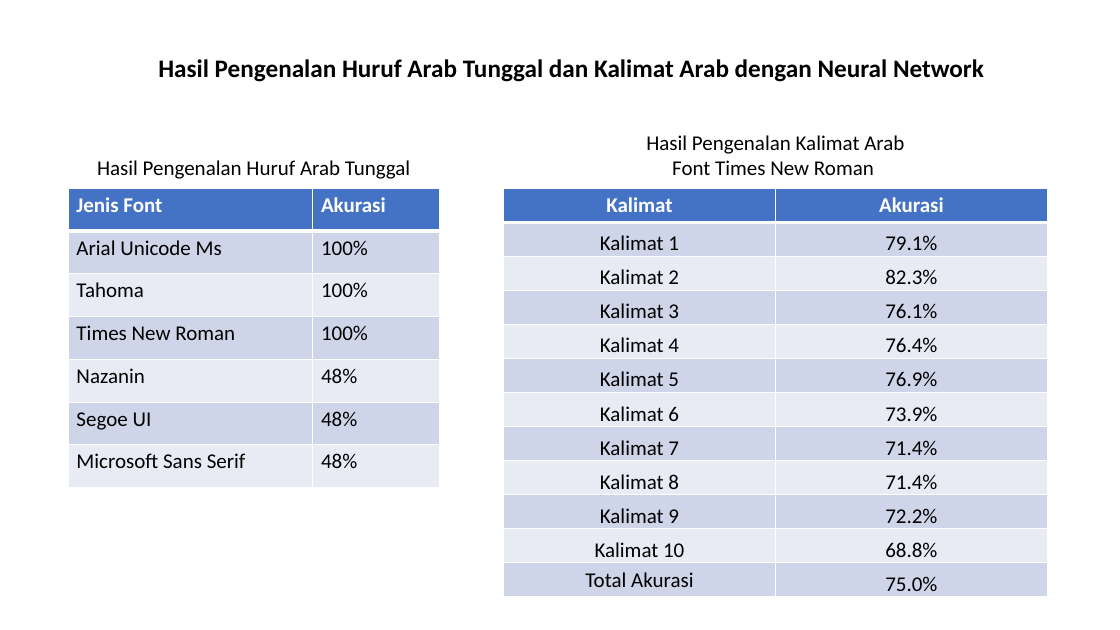
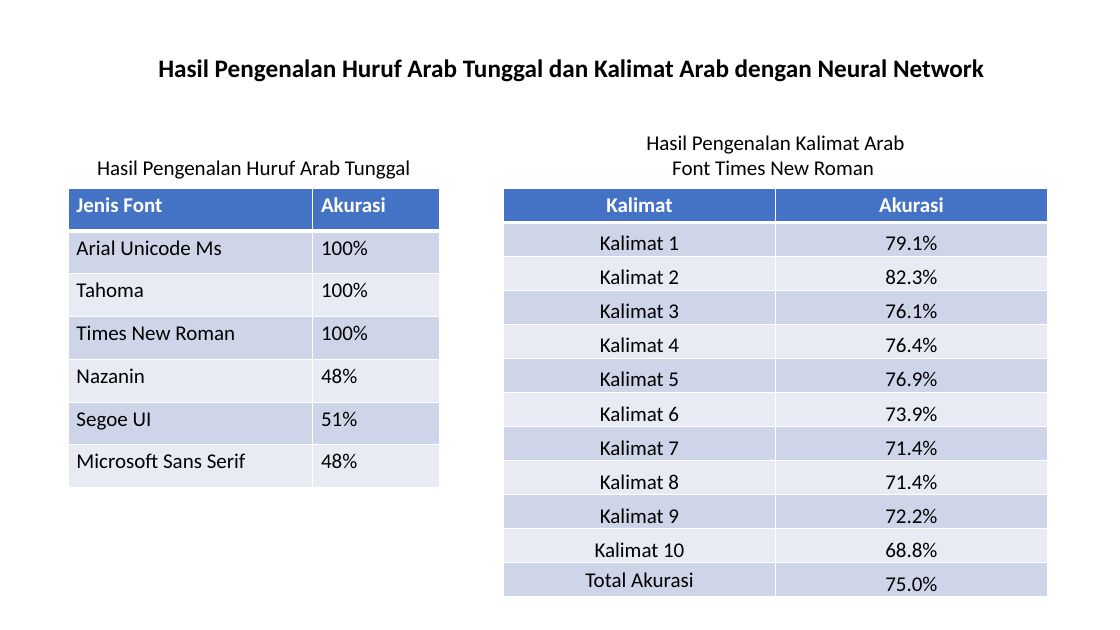
Before and after one commit to ainawind27/arabicocr-data, a slide deck: slide 8 of 1. presentasi/Presentasi Monef.pptx (slide 6 before the commit). Drawn at 1120x630 pixels with LibreOffice and Linux fonts; fonts in the diff are those of the drawing. Boxes give left, top, right and bottom in pixels: in the first picture for what was removed or moved away, otherwise in the second. Text is boxed around its words. In the diff, an @@ line names an element or a change of style, - is before the commit and + after.

```diff
--- a/1. presentasi/Presentasi Monef.pptx
+++ b/1. presentasi/Presentasi Monef.pptx
@@ table at [68, 188, 439, 487] @@
-row 6, column 2: 48%
+row 6, column 2: 51%
```
Also in this commit, not shown: 2 slides added, 8 other files.
